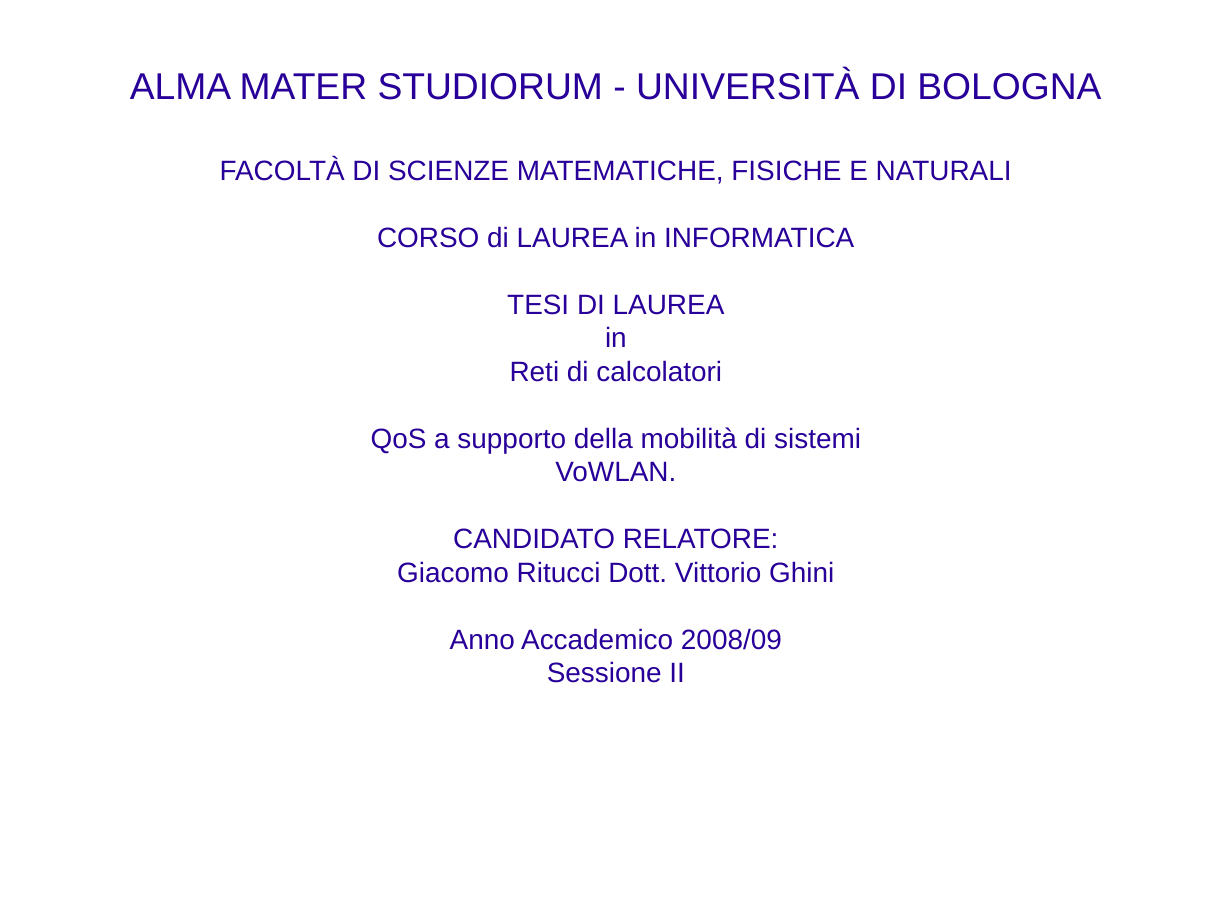
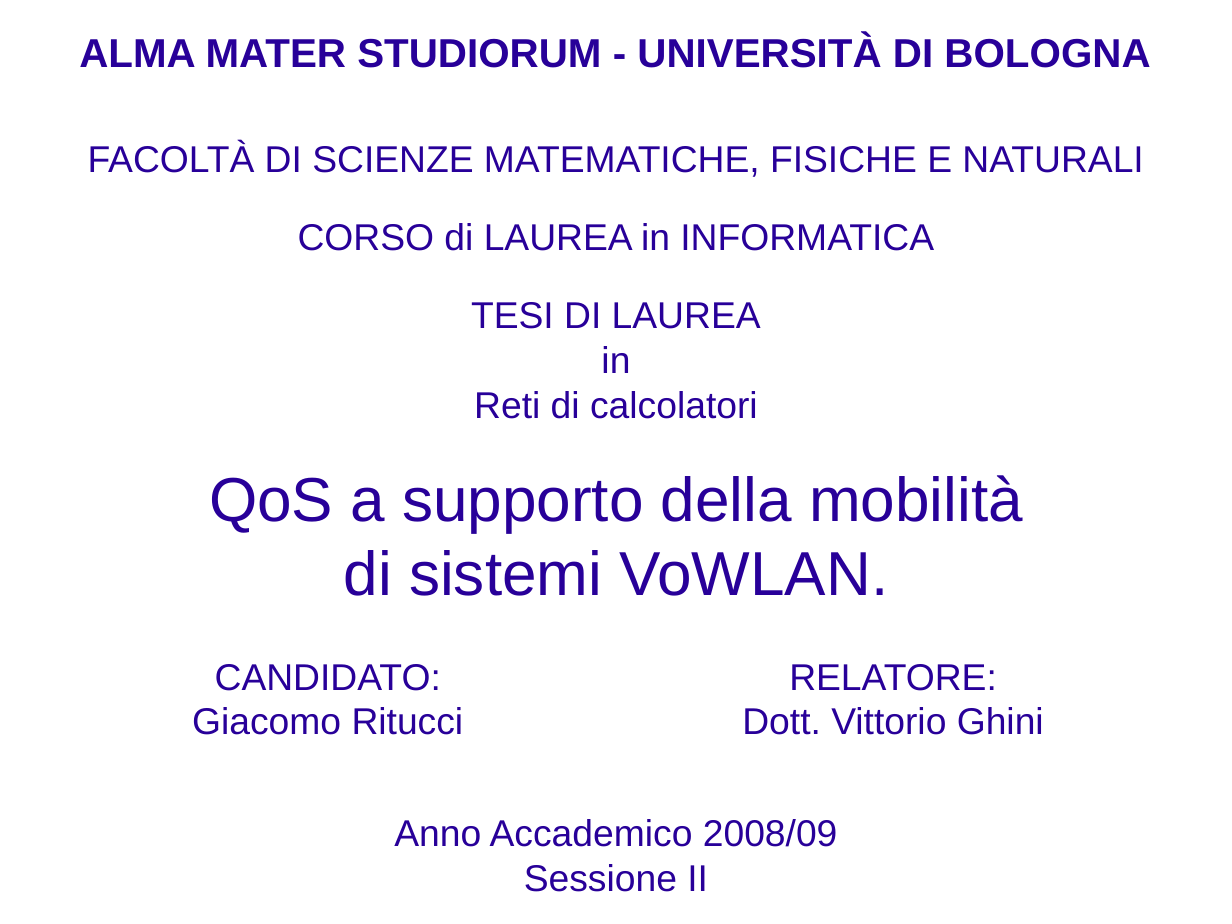
Before and after one commit to rjack/tesi-triennale, a slide deck: slide 1 of presentazione.odp. Drawn at 1232x924 pixels with LibreOffice and Linux fonts; fonts in the diff are those of the drawing; background and template pictures are left out. Boxes give left, top, right and bottom in pixels: in the first picture for what was removed or moved away, otherwise in the second. Text is boxed around its words. In the diff, an @@ line names an element or a change of style, - is before the commit and + after.

```diff
--- a/presentazione.odp
+++ b/presentazione.odp
@@ subtitle "ALMA MATER STUDIORUM - UNIVERSITÀ ...": place and size @@
-subtitle "ALMA MATER STUDIORUM - UNIVERSITÀ ..." at box(130, 70, 1101, 683)
+subtitle "ALMA MATER STUDIORUM - UNIVERSITÀ ..." at box(79, 35, 1150, 892)
@@ subtitle at box(79, 35, 1150, 892): size 24 to 26 pt, bold on in "ALMA MATER STUDIORUM - UNIVERSITÀ DI BOLOGNA"; size 18 to 24 pt in "FACOLTÀ DI SCIENZE MATEMATICHE, FISICHE E NATURALI", "CORSO di LAUREA in INFORMATICA", "TESI DI LAUREA", "in" and 3 more places @@
@@ subtitle at box(209, 475, 1023, 596): text changed; size 18 to 40 pt @@
-QoS a supporto della mobilità di sistemi
-VoWLAN.
-CANDIDATO RELATORE:
-Giacomo Ritucci Dott. Vittorio Ghini
+QoS a supporto della mobilità
+di sistemi VoWLAN.
@@ text added at box(192, 664, 464, 735), 24 pt, text #280099 @@
+CANDIDATO:
+Giacomo Ritucci
@@ text added at box(742, 664, 1044, 735), 24 pt, text #280099 @@
+RELATORE:
+Dott. Vittorio Ghini
```
Also in this commit, not shown: 3 other slides changed.
